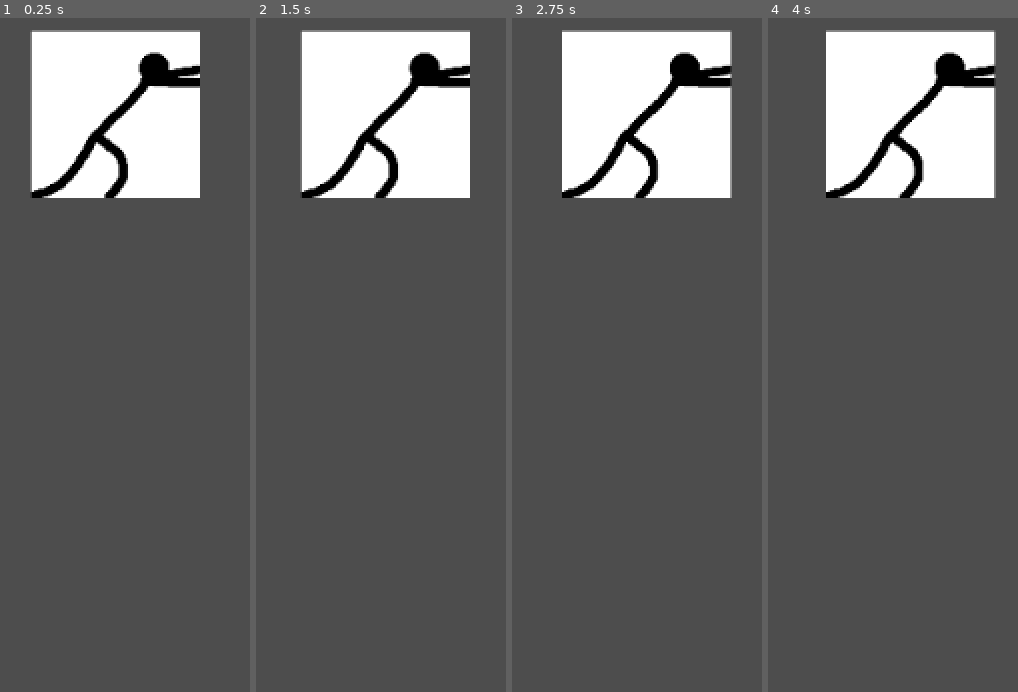
Above: before the commit, frames 1-4 (left to right).
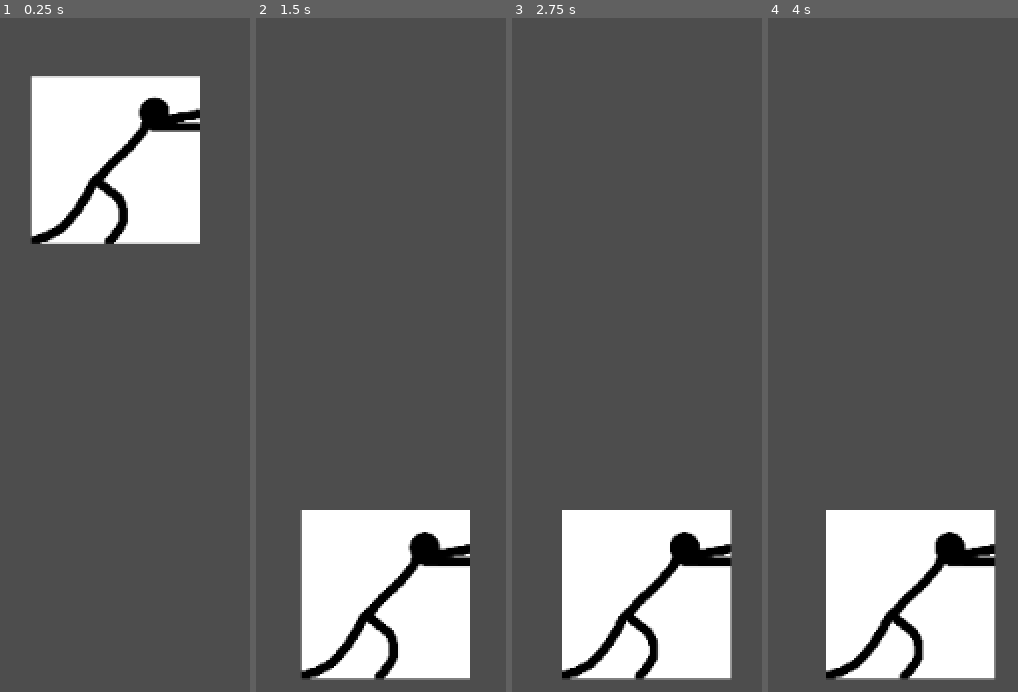
Above: after the commit, the same moments.

Repository: oleksandrkushnir1/lan-party-24-25
Game: Godot game, scene res://Scene/minigioco.tscn
Same seed, same stepped clock (60 frames per second), same inputs: the game is played once before the commit and once after it.
Inputs:
- Up to frame 1 (0.25 s): no input
- Up to frame 2 (1.5 s): hold D (Destra) 0.53-1.28 s; hold A (Sinistra) from 1.28 s (still down)
- Up to frame 3 (2.75 s): release A (Sinistra) at 2.03 s; hold D (Destra) from 2.03 s (still down)
- Up to frame 4 (4 s): release D (Destra) at 3.53 s; hold A (Sinistra) from 3.53 s (still down)

The runs differ from the first frame. In frame 1, 13% of the frame differs, in the area x 12-80%, y 1-34%; in frame 2, 34%; in frame 3, 34%, in the area x 20-88%, y 1-99%; in frame 4, 34%.

Commit message:
gravitaImplementata

Diff:
--- a/minigioco-di-fisica/Scripts/player.gd
+++ b/minigioco-di-fisica/Scripts/player.gd
@@ -6,7 +6,7 @@
 
 	"""
 	Questo blocco definisce il movimento.
-	Il personaggi si muove solo se un tasto è permuto.
+	Il personaggi si muove solo se "A" O "D" tasto è permuto.
 	"""
 	if Input.is_action_pressed("Destra"):
 		velocity.x = (SPEED*delta)
@@ -15,4 +15,7 @@
 	else:
 		velocity.x = 0
 
+	# Gravità inplementata
+	velocity += get_gravity() * delta
+
 	move_and_slide()
